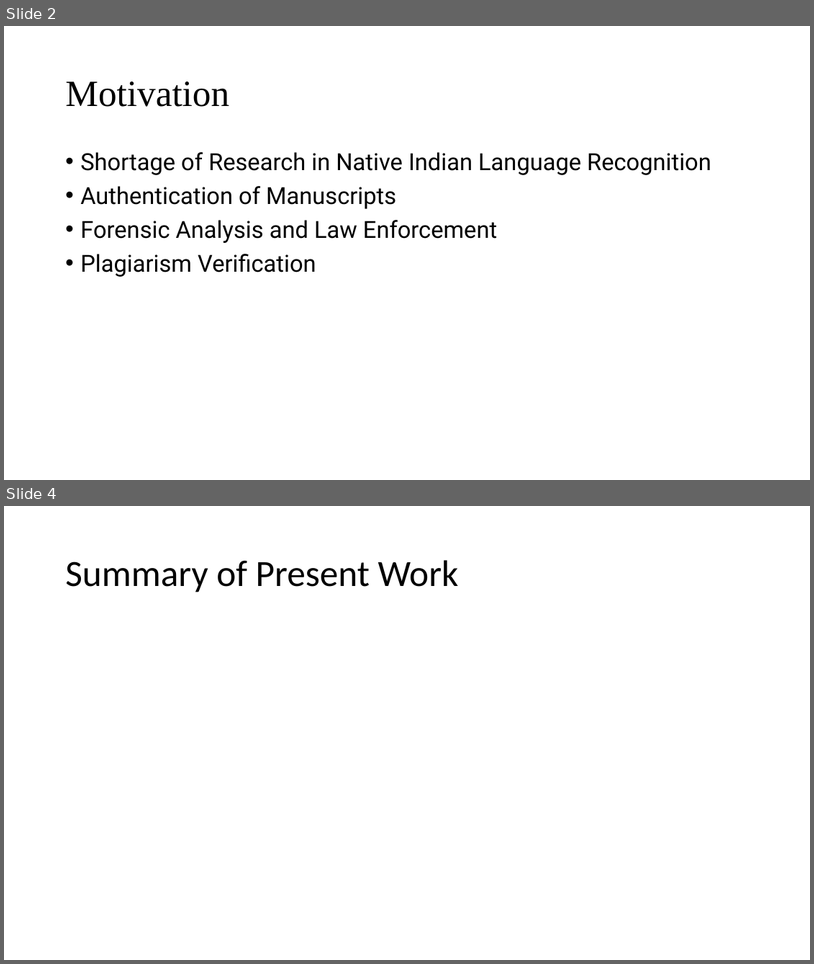
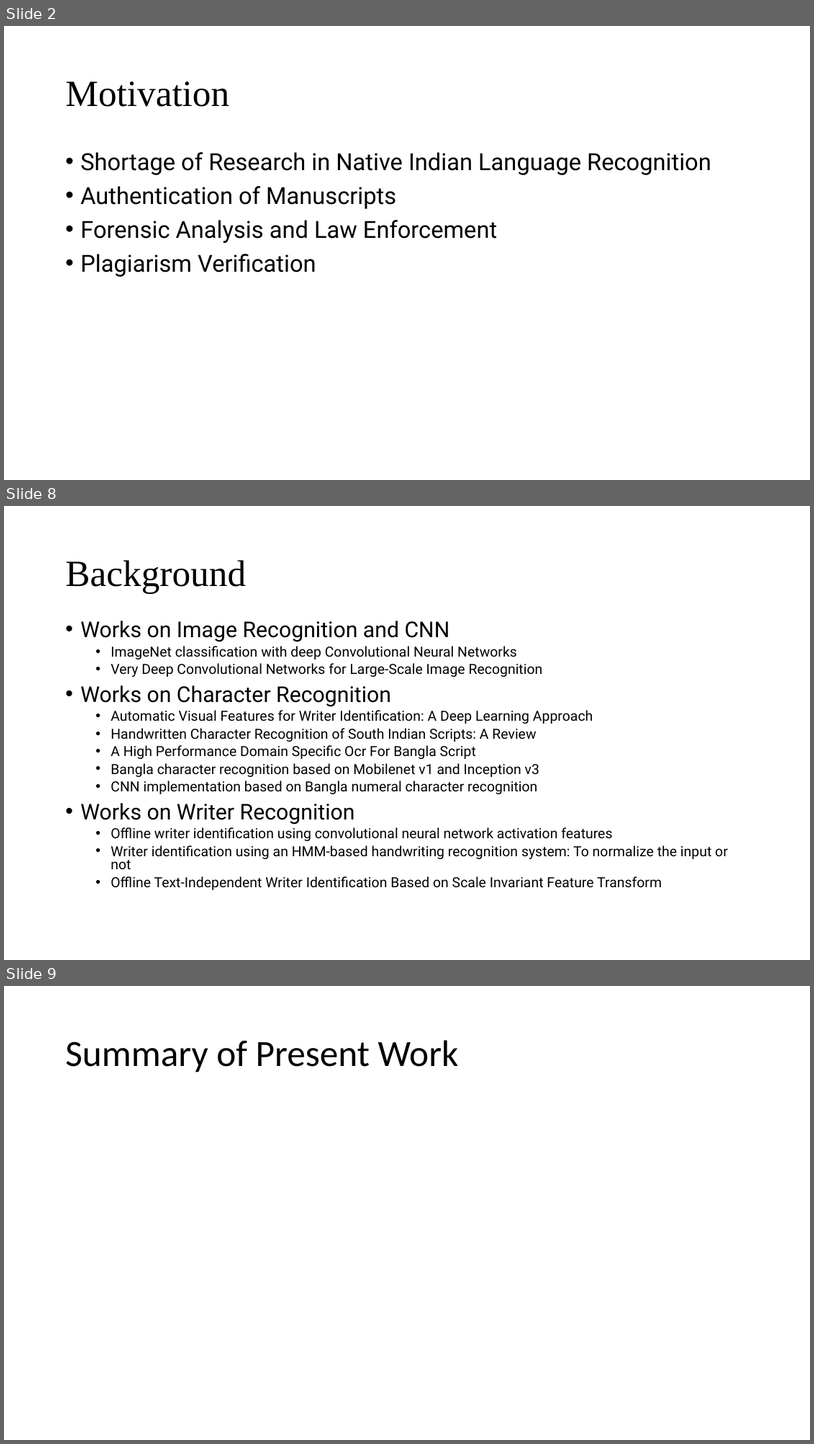
Before and after one commit to TheAnonymousMan/local-language-recognition-gcelt-class-2021, a slide deck: Documentation/4th Year Project Presentation.pptx. Shown one above the other, each under a label of ours: slides 2 and 4 before the commit, slides 2, 8 and 9 after it; the slides between them are not shown. The pictures are 814x964 and 814x1444 pixels, drawn with LibreOffice and Linux fonts; fonts in the diff are those of the drawing. Boxes give left, top, right and bottom in pixels: in the first picture for what was removed or moved away, otherwise in the second. Text is boxed around its words. In the diff, an @@ line names an element or a change of style, - is before the commit and + after.

```diff
--- a/Documentation/4th Year Project Presentation.pptx
+++ b/Documentation/4th Year Project Presentation.pptx
@@ slide 8 added at box(4, 506, 810, 960), background #FFFFFF @@
@@ title added at box(65, 560, 246, 593), 44 pt, text #000000 @@
+Background
@@ text added at box(80, 620, 728, 890), 16.6 pt, text #000000 @@
+• Works on Image Recognition and CNN
+  • ImageNet classification with deep Convolutional Neural Networks
+  • Very Deep Convolutional Networks for Large-Scale Image Recognition
+• Works on Character Recognition
+  • Automatic Visual Features for Writer Identification: A Deep Learning Approach
+  • Handwritten Character Recognition of South Indian Scripts: A Review
+  • A High Performance Domain Specific Ocr For Bangla Script
+  • Bangla character recognition based on Mobilenet v1 and Inception v3
+  • CNN implementation based on Bangla numeral character recognition
+• Works on Writer Recognition
+  • Offline writer identification using convolutional neural network activation features
+  • Writer identification using an HMM-based handwriting recognition system: To normalize the input or not
+  • Offline Text-Independent Writer Identification Based on Scale Invariant Feature Transform
@@ what was slide 4 is now slide 9 @@
```
Also in this commit, not shown: 4 slides changed, 7 other slides added, 1 slide removed, 1 other file.
